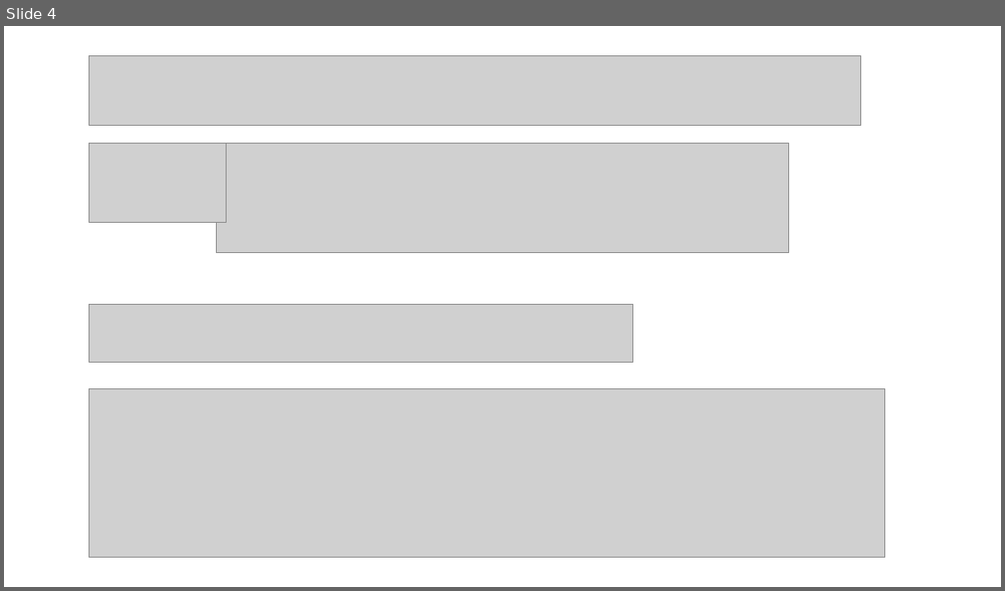
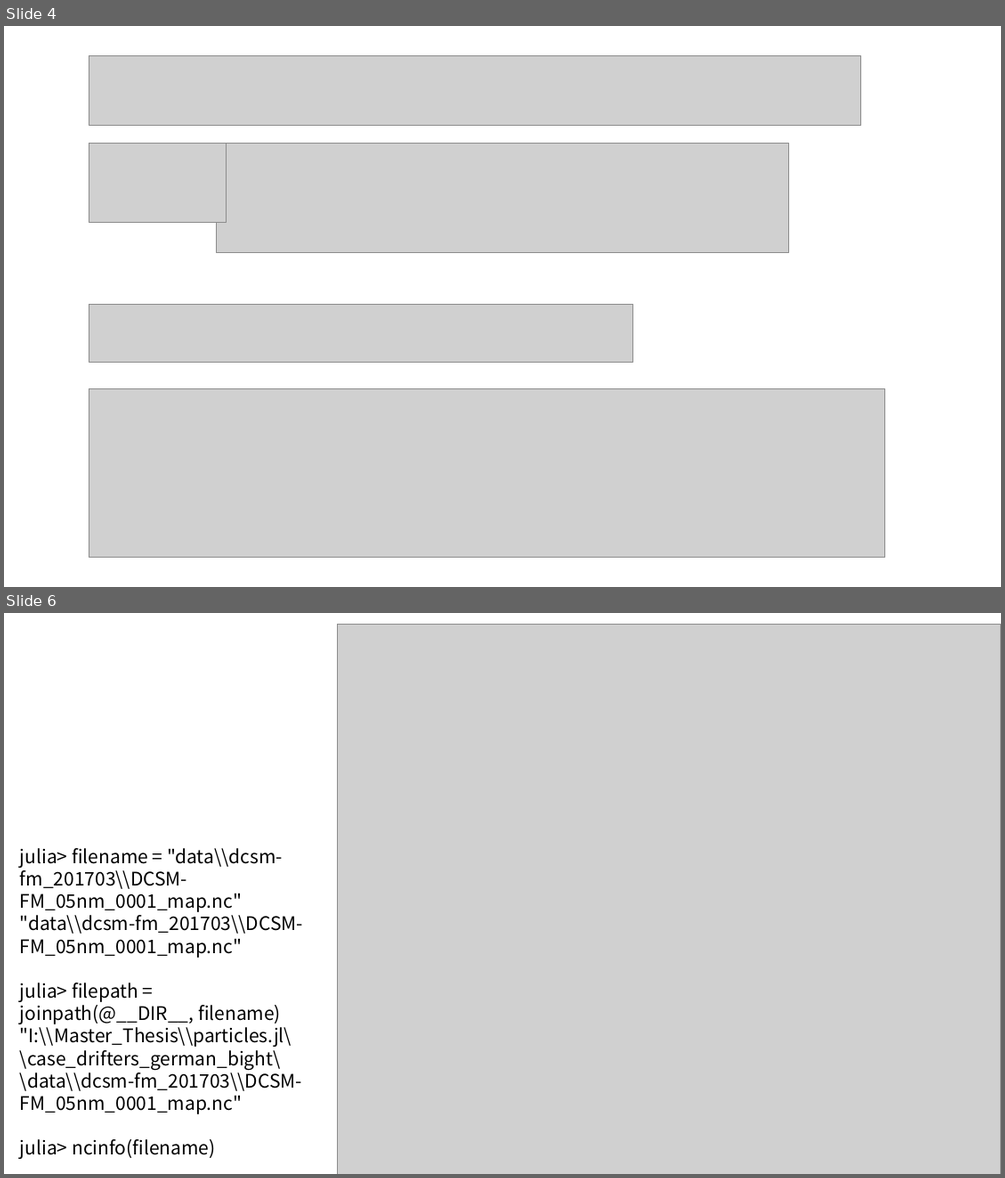
Before and after one commit to amnesia42/particles.jl, a slide deck: case_drifters_german_bight/progress/lsc_221102.pptx. Shown one above the other, each under a label of ours: slide 4 before the commit, slides 4 and 6 after it; the slides between them are not shown. The pictures are 1005x591 and 1005x1178 pixels, drawn with LibreOffice and Linux fonts; fonts in the diff are those of the drawing; grey boxes stand for pictures. Boxes give left, top, right and bottom in pixels: in the first picture for what was removed or moved away, otherwise in the second. Text is boxed around its words. In the diff, an @@ line names an element or a change of style, - is before the commit and + after.

```diff
--- a/case_drifters_german_bight/progress/lsc_221102.pptx
+++ b/case_drifters_german_bight/progress/lsc_221102.pptx
@@ slide 6 added at box(4, 613, 1001, 1174), background #FFFFFF @@
@@ picture added at box(338, 625, 1001, 1174) @@
@@ text added at box(20, 848, 303, 1159), 18 pt, text #000000 @@
+julia> filename = "data\\dcsm-fm_201703\\DCSM-FM_05nm_0001_map.nc"
+"data\\dcsm-fm_201703\\DCSM-FM_05nm_0001_map.nc"
+julia> filepath = joinpath(@__DIR__, filename)
+"I:\\Master_Thesis\\particles.jl\\case_drifters_german_bight\\data\\dcsm-fm_201703\\DCSM-FM_05nm_0001_map.nc"
+julia> ncinfo(filename)
```
Also in this commit, not shown: 2 slides changed, 7 other slides added, 7 other files.
